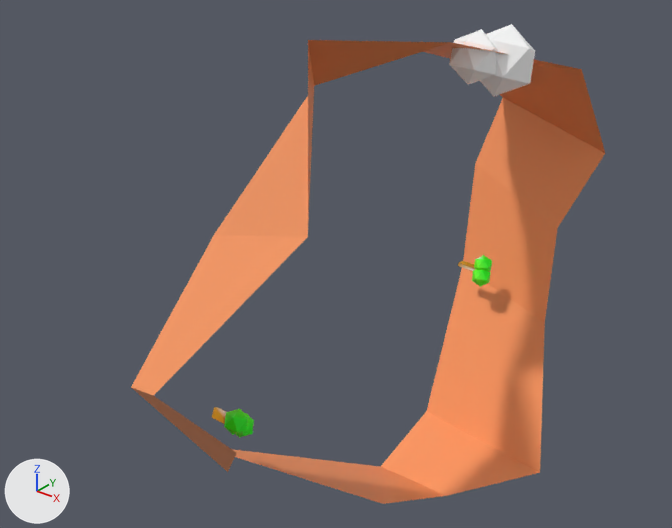
One commit to the glTF model src/assets/montains.gltf: the scene before it, then after it.
The view is the same before and after, from a 50 mm lens placed at (9.68, -12.32, 7.42), pointed at (-0.04, -0.17, -0.12). Every picture has the same lights, and +X, +Y and +Z are marked at lower left. Where no turn or scale is listed for an object, it has been applied to the vertices. Vertices at the same position are counted once.
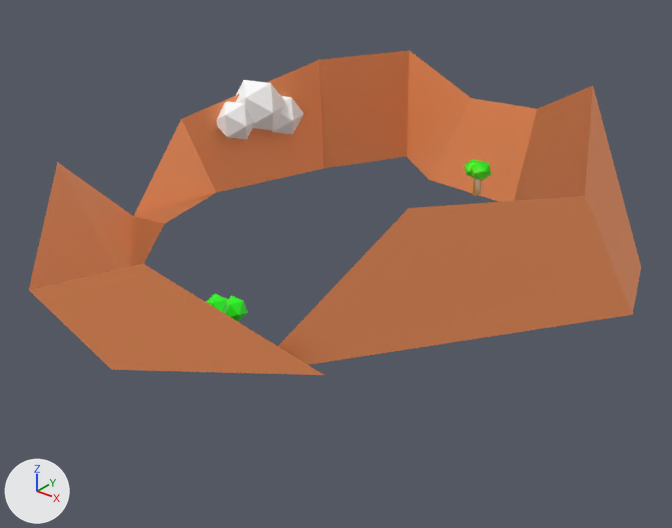
Where the change shows, as pixel boxes [x1, y1, x2, y2] in the pictures (672 x 528 px; the box of a moved part takes in the faces that stretch with it):
'Cube', reshaped (29% wider, 32% shorter): before [131, 24, 605, 504]; after [29, 51, 641, 375]
part 1 of me_cube, moved or reshaped: before [480, 24, 535, 96]; after [236, 80, 286, 131]
part 2 of me_cube, moved or reshaped: before [449, 29, 497, 85]; after [216, 101, 253, 140]
part 3 of me_cube, moved or reshaped (not visible before): after [271, 96, 304, 135]
part 4 of me_cube, moved or reshaped: before [474, 255, 492, 271]; after [464, 159, 478, 177]
part 5 of me_cube, moved or reshaped: before [472, 269, 491, 287]; after [471, 161, 491, 180]
part 6 of me_cube, moved or reshaped: before [236, 413, 254, 438]; after [226, 296, 248, 322]
part 7 of me_cube, moved or reshaped: before [224, 409, 248, 435]; after [206, 294, 228, 314]
part 8 of me_cube, moved or reshaped: before [131, 40, 605, 504]; after [29, 51, 641, 375]

The change, as a list of edits to the scene's bpy script:
```text
Change me_cube:
    used by ob_cube; location = (0.0, 0.0, 0.0)
    remove me_cube.from_pydata(...)  # 124 vertices, 186 faces; spans x 0.12..3.64, y -5.88..5.33, z -5.52..4.2
    add me_cube.from_pydata(...)  # 124 vertices, 186 faces; spans x -4.62..5.1, y -5.88..5.33, z -0.07..3.51
    me_cube part 1: the loose piece of 12 vertices spanning x 1.35..2.42, y 1.52..2.57, z 2.94..4.14 is turned -90.5 degrees about the y axis through its middle, then moved by (-5.86, 0.0, -1.86)
    me_cube part 2: the loose piece of 12 vertices spanning x 1.26..2.07, y 1.07..1.86, z 3.23..4.13 is turned -90.5 degrees about the y axis through its middle, then moved by (-5.77, 0.0, -2.21)
    me_cube part 3: the loose piece of 12 vertices spanning x 1.16..2.02, y 2.14..2.99, z 2.87..3.83 is turned -90.5 degrees about the y axis through its middle, then moved by (-5.37, 0.0, -1.96)
    me_cube part 4: the loose piece of 12 vertices spanning x 0.9..1.27, y 3.16..3.57, z -1.31..-0.95 is turned -90.5 degrees about the y axis through its middle, then moved by (-0.37, 0.0, 2.05)
    me_cube part 5: the loose piece of 12 vertices spanning x 0.92..1.31, y 3.05..3.48, z -1.55..-1.16 is turned -90.5 degrees about the y axis through its middle, then moved by (-0.19, 0.0, 2.31)
    me_cube part 6: the loose piece of 12 vertices spanning x 0.74..1.11, y -3.94..-3.54, z -1.49..-1.12 is turned -90.5 degrees about the y axis through its middle, then moved by (-0.04, 0.0, 2.08)
    me_cube part 7: the loose piece of 12 vertices spanning x 0.77..1.15, y -4.12..-3.7, z -1.32..-0.93 is turned -90.5 degrees about the y axis through its middle, then moved by (-0.26, 0.0, 1.93)
    me_cube part 8: 40 of 124 vertices moved; they spanned x 0.12..3.64, y -5.88..5.33, z -5.52..4.2 and now span x -4.62..5.1, y -5.88..5.33, z -0.07..3.51; mean shift (-0.86, 0.0, 1.37); largest move (3.64, 1.61, -4.21) -> (3.76, 1.61, 3.51)
```
